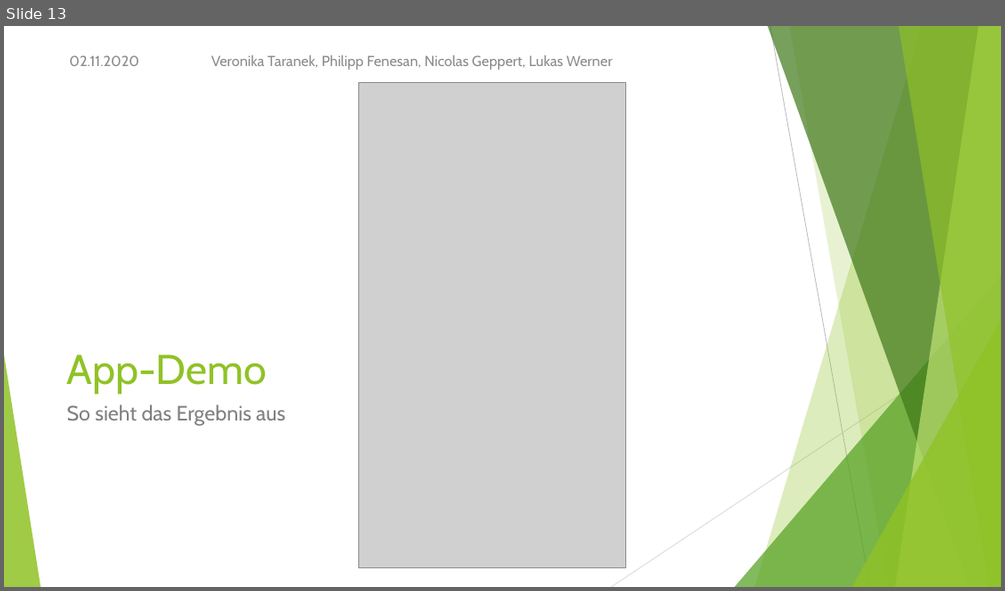
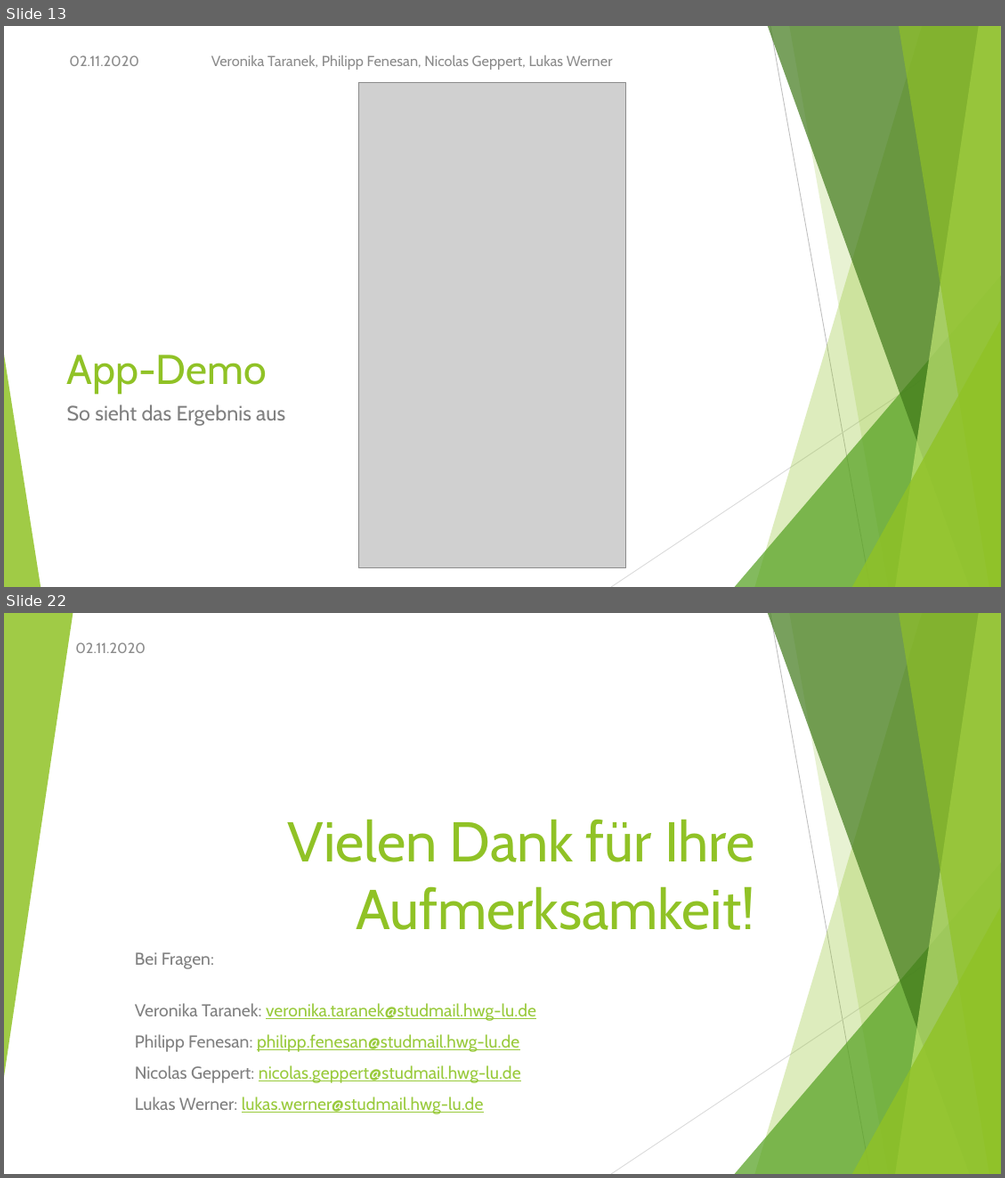
Before and after one commit to NicoGep/Programming_Project, a slide deck: presentation/wanderoo – Gruppe 3.pptx. Shown one above the other, each under a label of ours: slide 13 before the commit, slides 13 and 22 after it; the slides between them are not shown. The pictures are 1005x591 and 1005x1178 pixels, drawn with LibreOffice and Linux fonts; fonts in the diff are those of the drawing; grey boxes stand for pictures. Boxes give left, top, right and bottom in pixels: in the first picture for what was removed or moved away, otherwise in the second. Text is boxed around its words. In the diff, an @@ line names an element or a change of style, - is before the commit and + after.

```diff
--- a/presentation/wanderoo – Gruppe 3.pptx
+++ b/presentation/wanderoo – Gruppe 3.pptx
@@ slide 22 added at bbox=[4, 613, 1001, 1174], background #FFFFFF; not listed: 9 template elements that a slide beside it also shows @@
@@ triangle added at bbox=[4, 613, 73, 1077], fill #90C226 at 85% opacity @@
@@ text added at bbox=[75, 642, 146, 653], 14 pt, text #8C8C8C @@
+02.11.2020
@@ title added at bbox=[287, 819, 754, 930], 54 pt, text #90C226 @@
+Vielen Dank für Ihre Aufmerksamkeit!
@@ subtitle added at bbox=[135, 952, 536, 1114], 16.6 pt, text #99CA3C, underline @@
+Bei Fragen:
+Veronika Taranek: veronika.taranek@studmail.hwg-lu.de
+Philipp Fenesan: philipp.fenesan@studmail.hwg-lu.de
+Nicolas Geppert: nicolas.geppert@studmail.hwg-lu.de
+Lukas Werner: lukas.werner@studmail.hwg-lu.de
```
Also in this commit, not shown: 3 slides changed, 5 other slides added, 1 slide removed, 2 other files.
